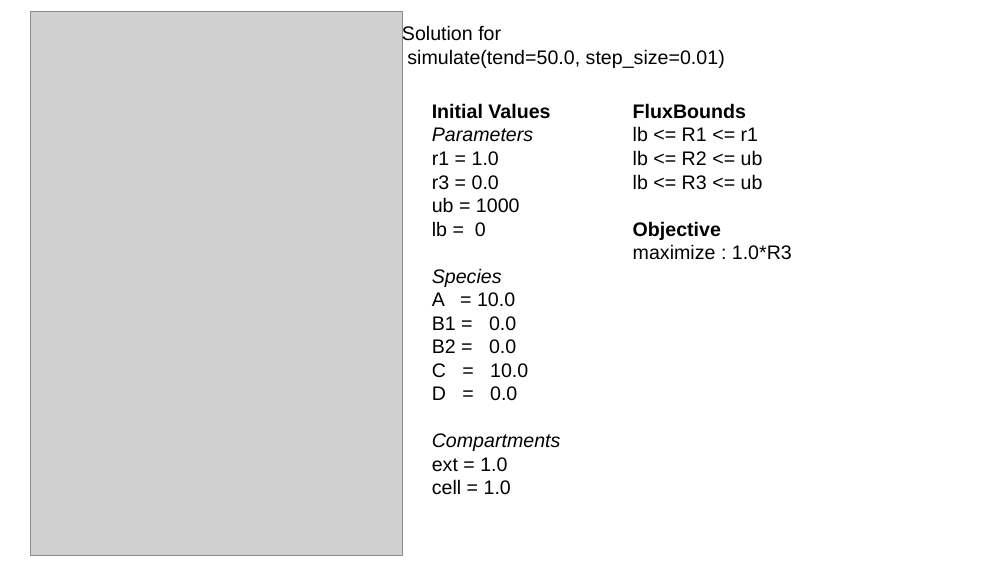
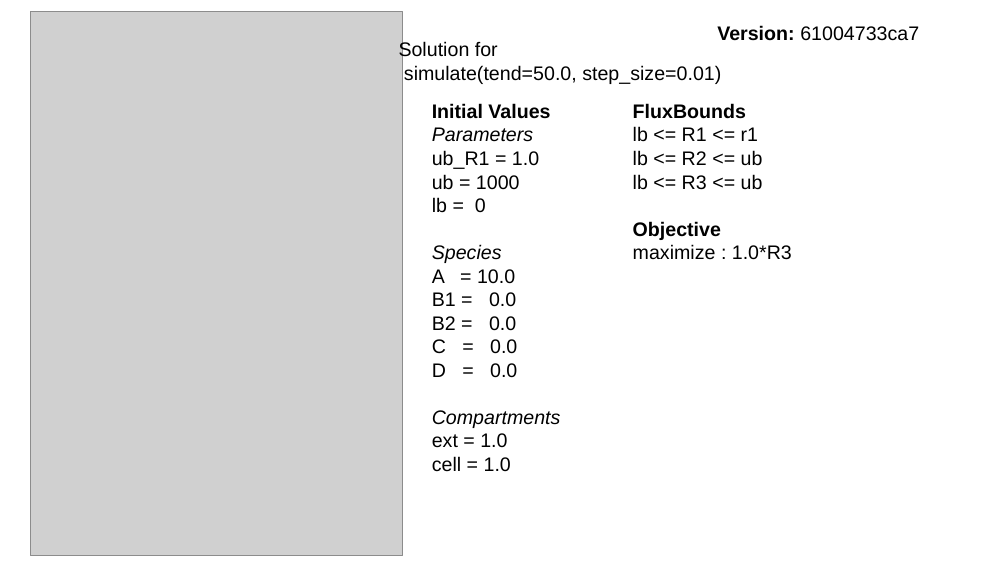
Before and after one commit to dagwa/wholecell-metabolism, a slide deck: slide 6 of mkoenig/python/metabolism/toymodel/Integrated Toy Model.pptx. Drawn at 1008x567 pixels with LibreOffice and Linux fonts; fonts in the diff are those of the drawing; grey boxes stand for pictures. Boxes give left, top, right and bottom in pixels: in the first picture for what was removed or moved away, otherwise in the second. Text is boxed around its words. In the diff, an @@ line names an element or a change of style, - is before the commit and + after.

```diff
--- a/mkoenig/python/metabolism/toymodel/Integrated Toy Model.pptx
+++ b/mkoenig/python/metabolism/toymodel/Integrated Toy Model.pptx
@@ text "Solution for": place and size @@
-text "Solution for" at box(402, 25, 725, 68)
+text "Solution for" at box(399, 41, 721, 84)
@@ text added at box(717, 25, 919, 41), 14 pt, text #000000 @@
+Version: 61004733ca7
@@ text at box(432, 150, 539, 169): text changed @@
-r1 = 1.0
-r3 = 0.0
+ub_R1 = 1.0
@@ text at box(432, 339, 517, 354): text changed @@
-C = 10.0
+C = 0.0
```
Also in this commit, not shown: 2 other slides changed, 1 slide added, 1 slide removed, 2 other files.
